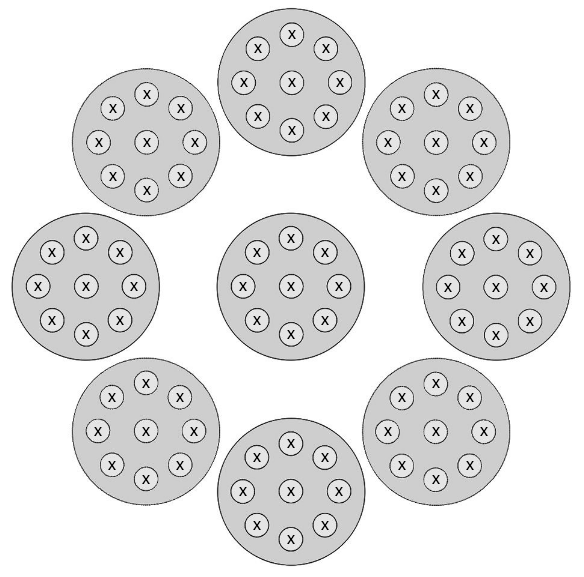
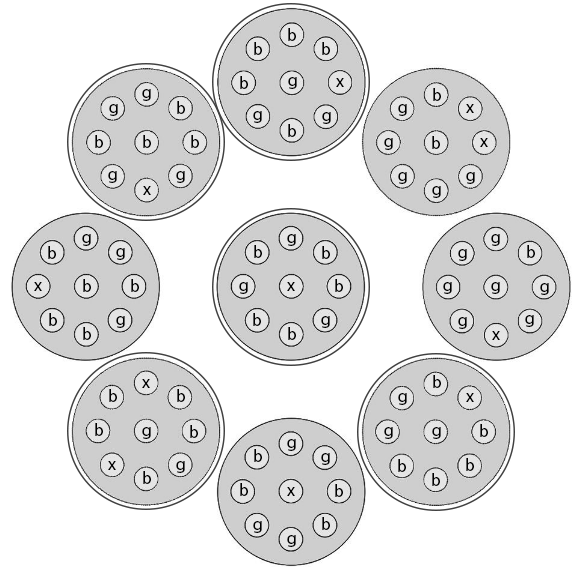
Layered file, before and after one edit (584×577). Changes by layer:
added layer "Ellipse 1 copy 4" in group "elements" over <box>67,352,225,510</box>
added layer "Ellipse 1 copy 3" in group "elements" over <box>357,353,515,511</box>
added layer "Ellipse 1 copy 2" in group "elements" over <box>212,208,370,366</box>
added layer "Ellipse 1 copy" in group "elements" over <box>212,3,370,161</box>
added layer "Ellipse 1" in group "elements" over <box>67,63,225,221</box>
renamed "x copy" to "b", painted on it over <box>321,246,330,259</box>
renamed "x copy 7" to "b", painted on it over <box>253,245,262,258</box>
renamed "x copy 6" to "g", painted on it over <box>239,282,248,294</box>
renamed "x copy 4" to "b", painted on it over <box>287,327,296,340</box>
renamed "x copy 3" to "g", painted on it over <box>321,316,330,328</box>
renamed "x" to "b", painted on it over <box>432,375,441,388</box>
renamed "x copy" to "b", painted on it over <box>176,389,185,402</box>
renamed "x copy 7" to "b", painted on it over <box>108,389,117,402</box>
renamed "x copy 6" to "b", painted on it over <box>94,423,103,436</box>
renamed "x copy 4" to "b", painted on it over <box>142,471,151,484</box>
renamed "x" to "b", painted on it over <box>432,88,441,101</box>
renamed "x copy 8" to "b", painted on it over <box>82,279,91,292</box>
renamed "x copy 5" to "b", painted on it over <box>48,313,57,326</box>
renamed "x copy 4" to "b", painted on it over <box>82,327,91,340</box>
renamed "x copy 2" to "b", painted on it over <box>130,279,139,292</box>
renamed "x copy" to "b", painted on it over <box>526,245,535,258</box>
renamed "x copy 7" to "b", painted on it over <box>253,449,262,462</box>
renamed "x copy 6" to "b", painted on it over <box>239,483,248,496</box>
renamed "x copy 3" to "b", painted on it over <box>321,517,330,530</box>
…and 51 more changes (51 painted, 51 renamed)
